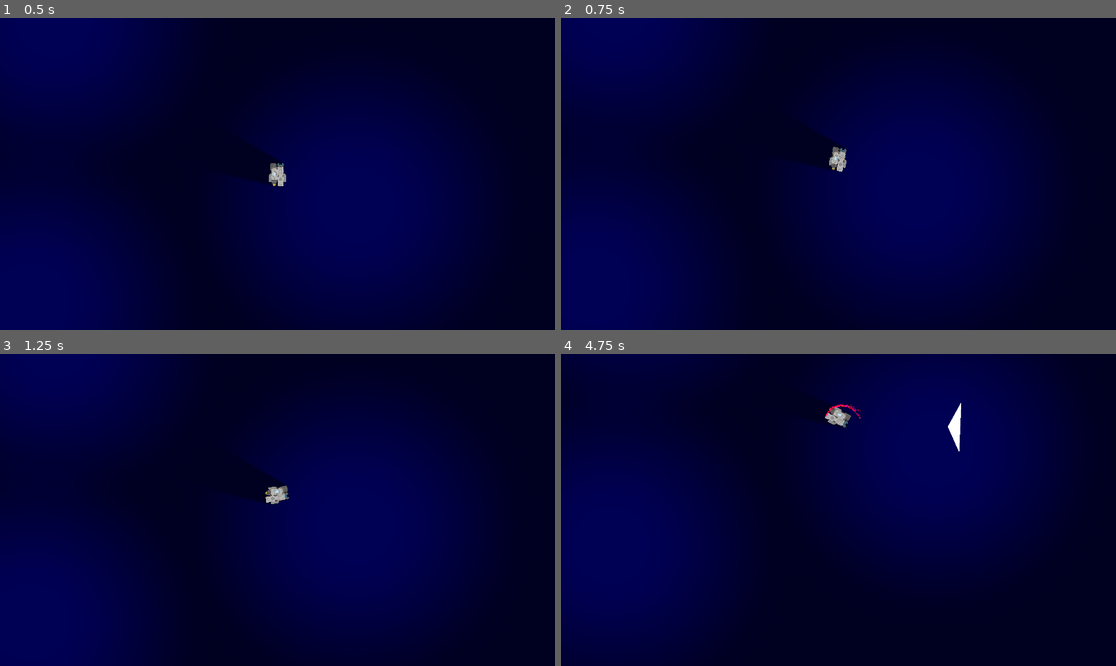
Above: before the commit, frames 1-4 (two rows, left to right).
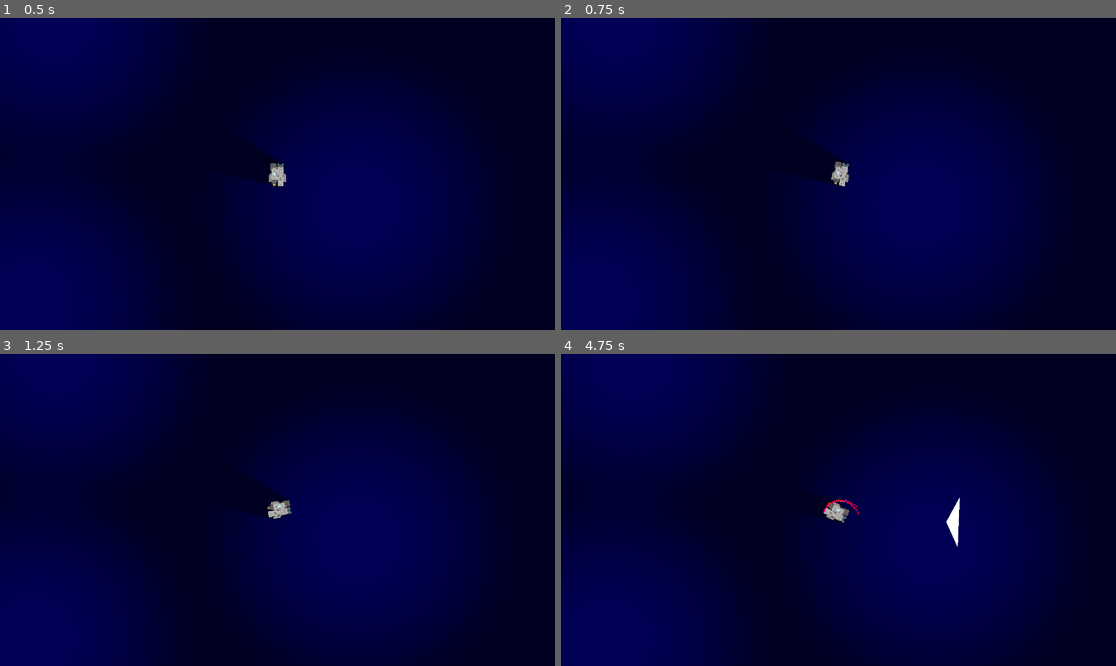
Above: after the commit, the same moments.

Repository: yimmit303/Global-Game-Jam-2020
Game: Godot game, scene res://Scenes/Root.tscn
The game is run twice, just before and just after one commit, with the same random seed, the same clock (stepped at 60 frames per second) and the same inputs.
Inputs:
- Up to frame 1 (0.5 s): no input
- Up to frame 2 (0.75 s): tap Enter at 0.5 s; hold D (move_right) from 0.53 s (still down); tap Space (gravity_beam) at 0.6 s
- Up to frame 3 (1.25 s): keep holding D (move_right)
- Up to frame 4 (4.75 s): release D (move_right) at 1.28 s; hold S (move_backwards) 1.28-2.03 s; tap Space (gravity_beam) every 0.75 s from 1.35 to 4.35 s; hold D (move_right) 2.03-2.78 s; hold W (move_forward) 2.78-3.53 s; hold A (move_left) from 3.53 s (still down)

Frame 1 is identical in both runs. In frame 2, 0.5% of the frame differs, in the area x 44-52%, y 39-54%; in frame 3, 0.6%; in frame 4, 29%, in the area x 0-86%, y 0-100%.

Commit message:
Update CameraShake.gd

Diff:
--- a/Scripts/CameraShake.gd
+++ b/Scripts/CameraShake.gd
@@ -1,13 +1,15 @@
 extends Node
 
 static func shake_camera(camera : Node2D, intensity):
-	var initial_position = camera.offset
+
+	camera.offset = Vector2(0,0)
 
 	var decay = 0.8
 
 	var effect_scale = 1
-	var shake_dist = 40 * intensity
-	var move_vector = Vector2(0, 1)#Vector2(randf() * 2 - 1, randf() * 2 - 1)
+	var shake_dist = 10 * intensity
+	randomize()
+	var move_vector = Vector2(randf() * 2 - 1, randf() * 2 - 1)
 	var direction = -1 * move_vector
 
 	var tween = Tween.new()
@@ -24,12 +26,12 @@
 	for i in range(10):
 		tween.interpolate_property(camera, "offset",
 		camera.offset, camera.offset + (direction * shake_dist * effect_scale) + (direction * last_moved)
-		, 0.1, Tween.TRANS_EXPO, Tween.EASE_IN_OUT)
+		, 0.05, Tween.TRANS_EXPO, Tween.EASE_IN_OUT)
 		tween.start()
 		last_moved = shake_dist * effect_scale
 		direction *= -1
 		effect_scale *= decay
 		yield(tween, "tween_completed")
 
-	camera.offset = initial_position
+	camera.offset = Vector2(0,0)
 	tween.queue_free()
